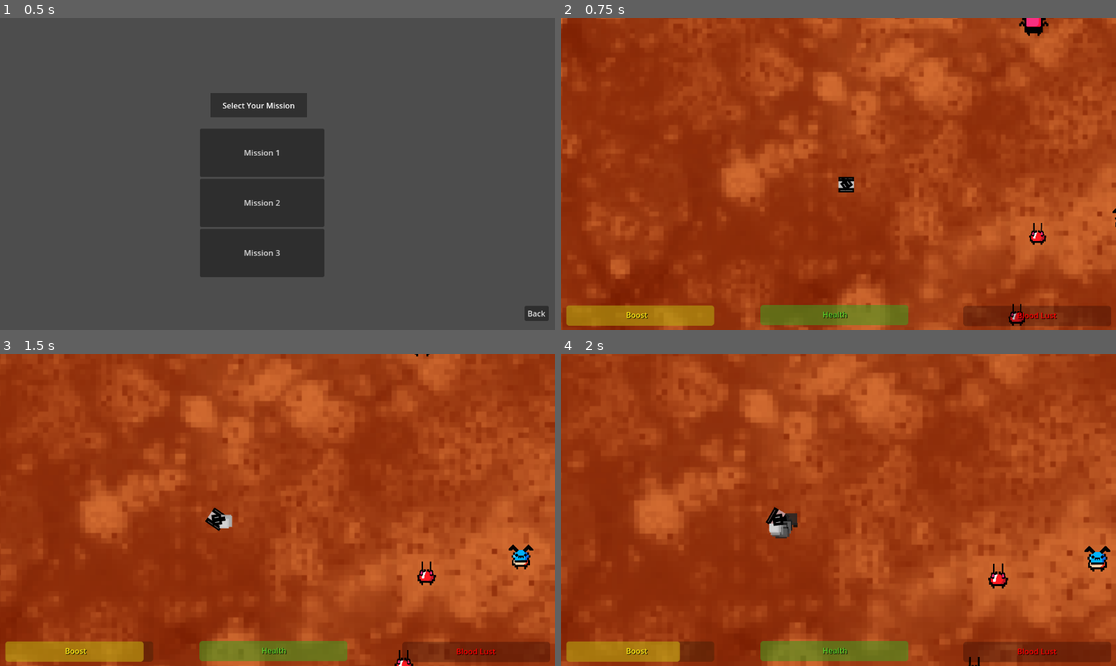
Above: before the commit, frames 1-4 (two rows, left to right).
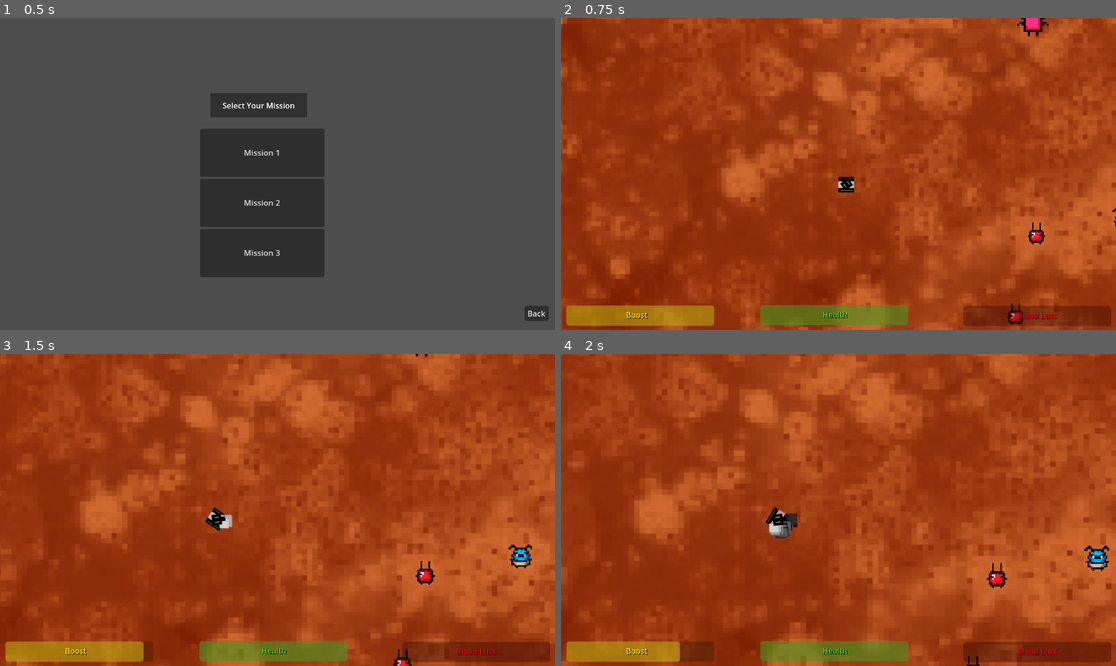
Above: after the commit, the same moments.

Repository: TheCrusty/Biotank-demake
Game: Godot game, scene res://gui/mission_select.tscn
The game is run twice, just before and just after one commit, with the same random seed, the same clock (stepped at 60 frames per second) and the same inputs.
Inputs (mouse positions are in pixels of both pictures, inside the frame that each line leads up to):
- Up to frame 1 (0.5 s): no input
- Up to frame 2 (0.75 s): click "Mission 1" at 0.5 s
- Up to frame 3 (1.5 s): tap Enter at 1.25 s; move the mouse to (399, 494) at 1.27 s; hold D (Rotate_Right) from 1.28 s (still down); hold Shift (Boost) from 1.28 s (still down)
- Up to frame 4 (2 s): keep holding D (Rotate_Right); keep holding Shift (Boost)

Frame 1 is identical in both runs. In frame 2, 0.3% of the frame differs, in the area x 80-100%, y 0-99%; in frame 3, 0.4%, in the area x 70-97%, y 0-100%; in frame 4, 0.3%.

Commit message:
added custom sprites.

Diff:
--- a/enemy/enemy.tscn
+++ b/enemy/enemy.tscn
@@ -95,8 +95,9 @@
 shape = SubResource("CircleShape2D_52841")
 
 [node name="Sprite2D" type="Sprite2D" parent="."]
+texture_filter = 1
 position = Vector2(0, -1)
-scale = Vector2(0.1, 0.1)
+scale = Vector2(3, 3)
 texture = ExtResource("2_4sesf")
 hframes = 5
 
Binary file changed: resources/Sprite Sheet.png
Not shown, changed: resources/Sprite Sheet.png-autosave.kra
Not shown, changed: resources/Sprite Sheet.png~
